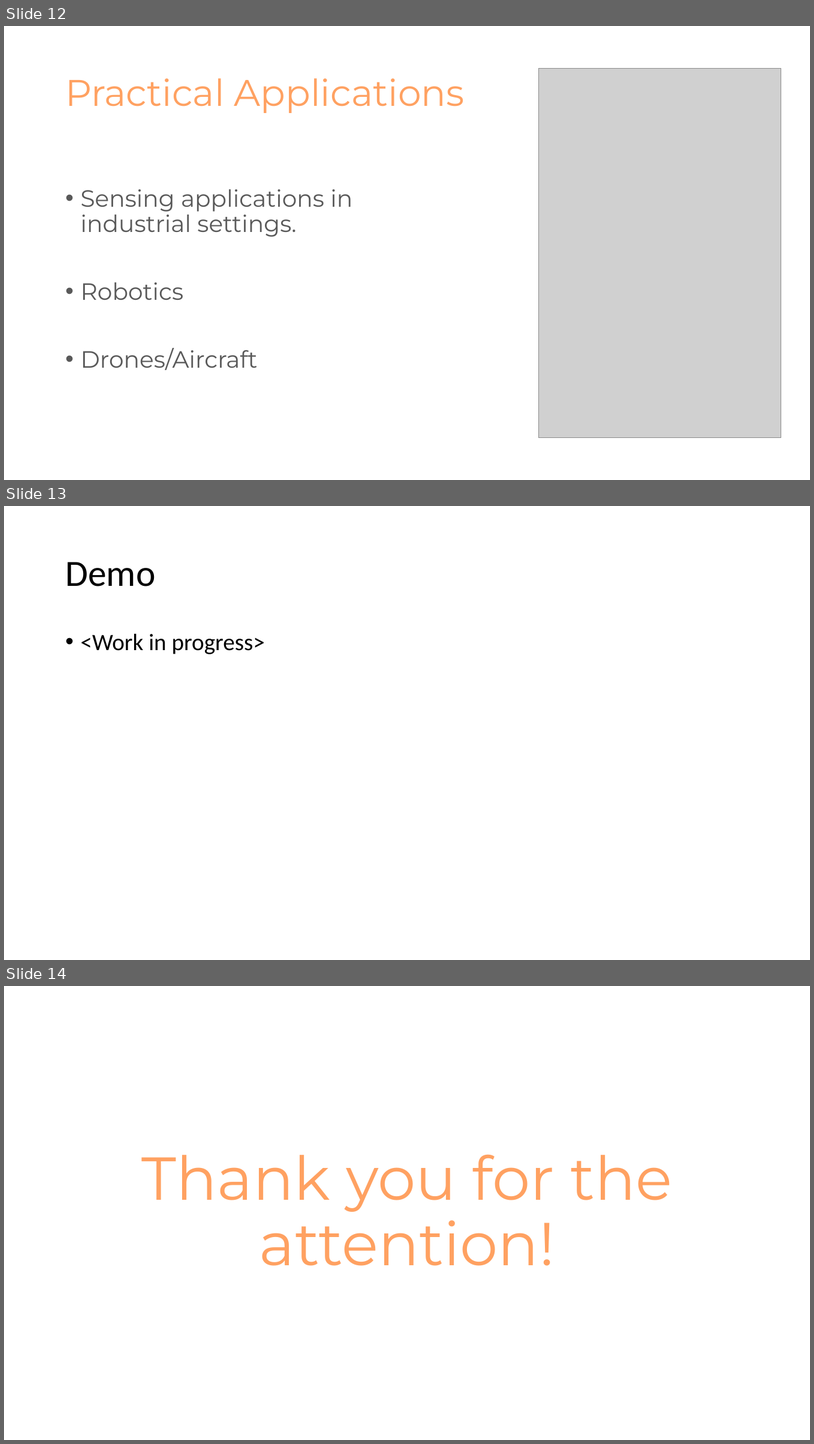
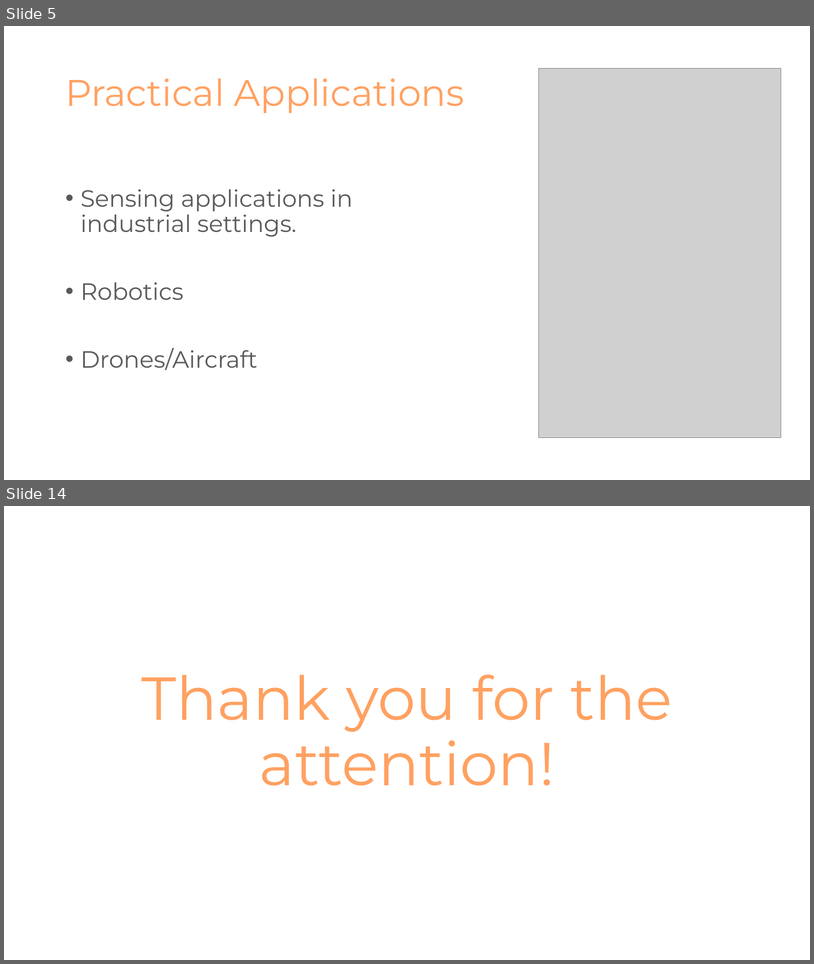
Before and after one commit to NikolaTotev/AMMRP-Course-Project, a slide deck: Presentation Materials/Калибриране на MEMS Акселерометри.pptx. Shown one above the other, each under a label of ours: slides 12, 13 and 14 before the commit, slides 5 and 14 after it; the slides between them are not shown. The pictures are 814x1444 and 814x964 pixels, drawn with LibreOffice and Linux fonts; fonts in the diff are those of the drawing; grey boxes stand for pictures. Boxes give left, top, right and bottom in pixels: in the first picture for what was removed or moved away, otherwise in the second. Text is boxed around its words. In the diff, an @@ line names an element or a change of style, - is before the commit and + after.

```diff
--- a/Presentation Materials/Калибриране на MEMS Акселерометри.pptx
+++ b/Presentation Materials/Калибриране на MEMS Акселерометри.pptx
@@ slide 13 removed at [4, 506, 810, 960], background #FFFFFF @@
@@ title removed at [65, 562, 155, 586] @@
-Demo
@@ text removed at [81, 633, 265, 654] @@
-• <Work in progress>
@@ what was slide 12 is now slide 5 @@
```
Also in this commit, not shown: 5 slides changed, 5 slides added, 3 other slides removed, 5 other files.
